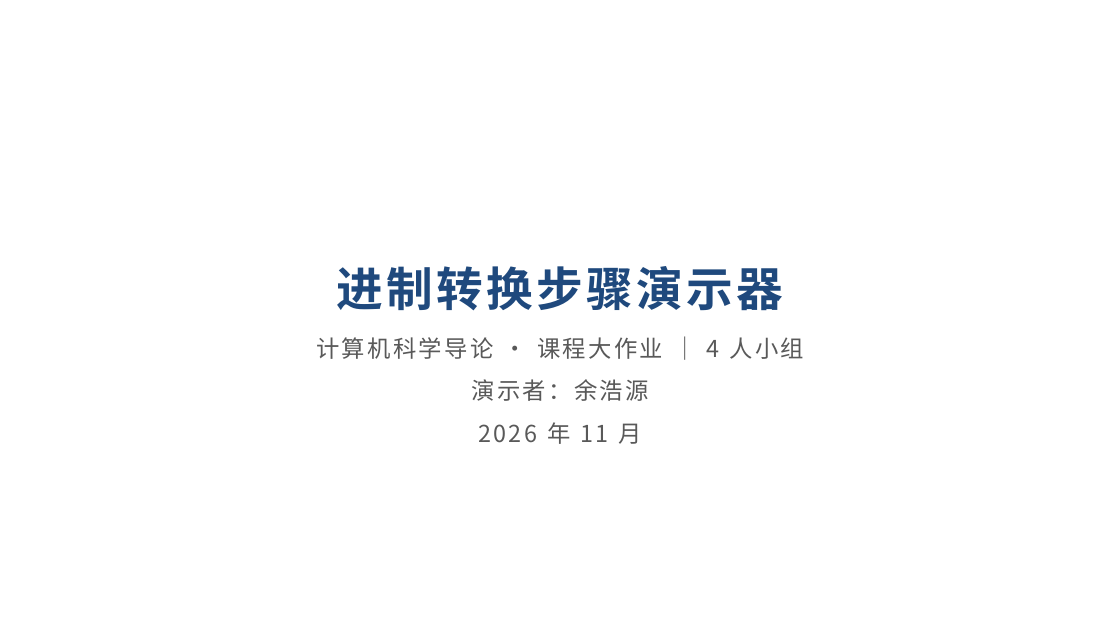
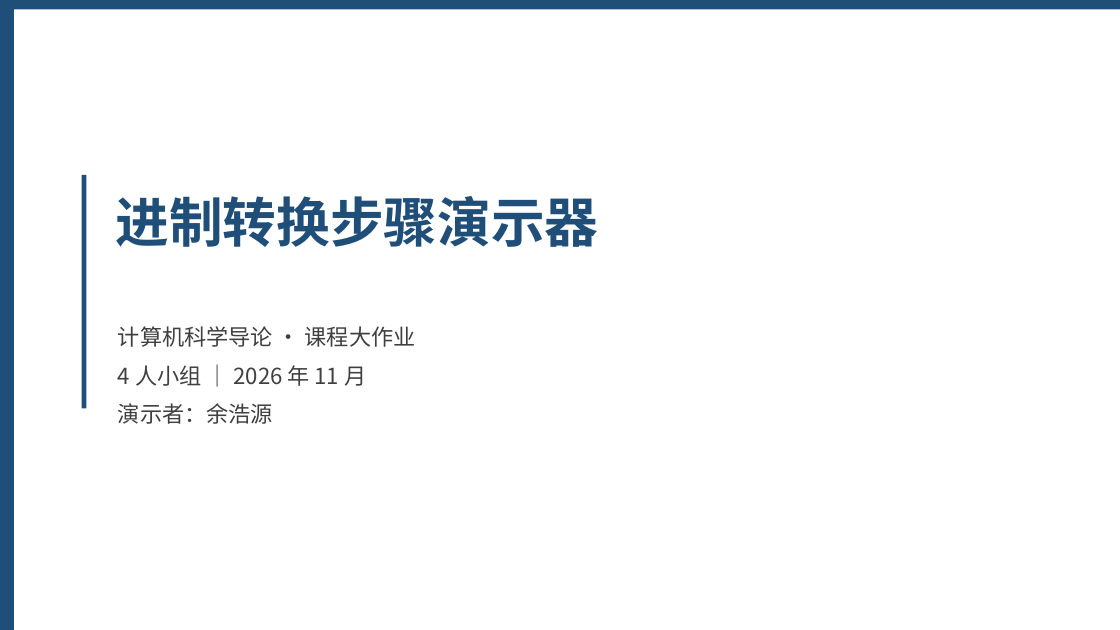
Before and after one commit to nekodoorl/cs-intro-viz, a slide deck: slide 1 of docs/演示PPT.pptx. Drawn at 1120x630 pixels with LibreOffice and Linux fonts; fonts in the diff are those of the drawing. Boxes give left, top, right and bottom in pixels: in the first picture for what was removed or moved away, otherwise in the second. Text is boxed around its words. In the diff, an @@ line names an element or a change of style, - is before the commit and + after.

Commit message:
docs: 优化演示 PPT 视觉（统一版式、卡片与表格）

```diff
--- a/docs/演示PPT.pptx
+++ b/docs/演示PPT.pptx
@@ rectangle added at bbox=[0, 0, 14, 630], fill #1F4E79 @@
@@ rectangle added at bbox=[0, 0, 1120, 9], fill #1F4E79 @@
@@ rectangle added at bbox=[82, 175, 87, 408], fill #1F4E79 @@
@@ text "进制转换步骤演示器": place and size @@
-text "进制转换步骤演示器" at bbox=[336, 266, 783, 311]
+text "进制转换步骤演示器" at bbox=[116, 196, 599, 247]
@@ text "进制转换步骤演示器" at bbox=[116, 196, 599, 247]: size 40 to 46 pt, text colour #1F497D to #1F4E79, letter spacing 3 to 0 pt; alignment centre to left; vertical alignment bottom to top @@
@@ text "计算机科学导论 · 课程大作业": place and size @@
-text "计算机科学导论 · 课程大作业" at bbox=[316, 337, 805, 444]
+text "计算机科学导论 · 课程大作业" at bbox=[118, 326, 416, 424]
@@ text at bbox=[118, 326, 416, 386]: text changed; size 20 to 19 pt; text colour #595959 to #404040 @@
-计算机科学导论 · 课程大作业 ｜ 4 人小组
+计算机科学导论 · 课程大作业
+4 人小组 ｜ 2026 年 11 月
@@ text at bbox=[118, 403, 273, 424]: size 20 to 19 pt, text colour #595959 to #404040, letter spacing 2 to 0 pt in "演示者：余浩源"; alignment centre to left; line spacing 1.1 to 1 @@
@@ text at bbox=[478, 422, 642, 444]: paragraph removed @@
-2026 年 11 月
```
Also in this commit, not shown: 10 other slides changed.
